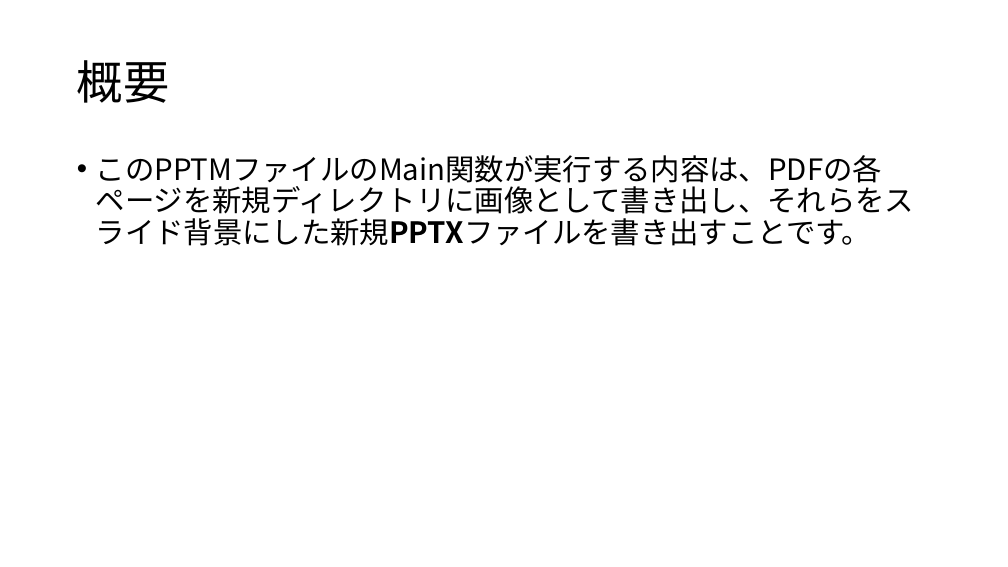
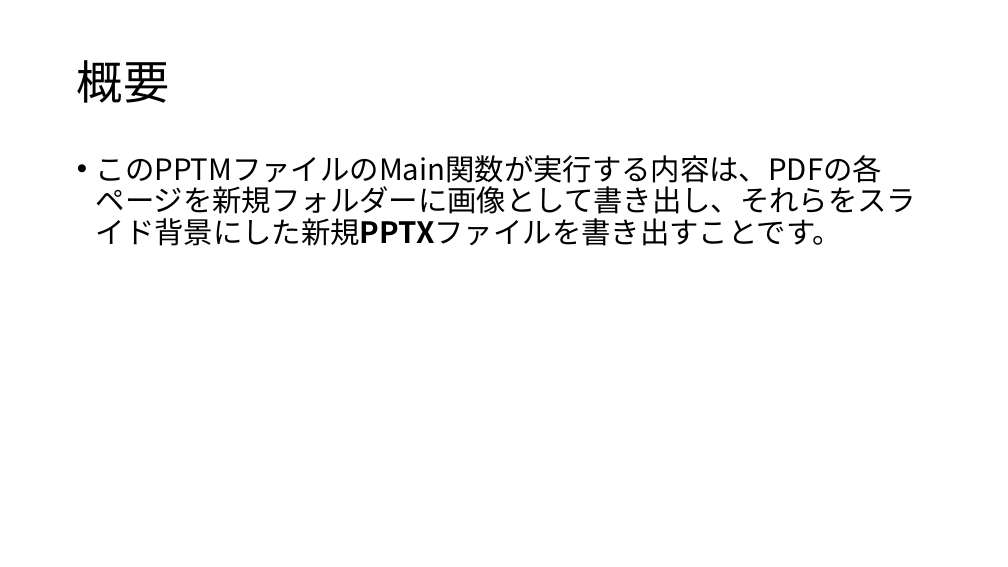
Before and after one commit to KYasuda516/pdf2ppt, a slide deck: slide 2 of Main.pptm. Drawn at 1008x567 pixels with LibreOffice and Linux fonts; fonts in the diff are those of the drawing. Boxes give left, top, right and bottom in pixels: in the first picture for what was removed or moved away, otherwise in the second. Text is boxed around its words. In the diff, an @@ line names an element or a change of style, - is before the commit and + after.

```diff
--- a/Main.pptm
+++ b/Main.pptm
@@ text at <box>96,155,917,246</box>: text changed @@
-• このPPTMファイルのMain関数が実行する内容は、PDFの各ページを新規ディレクトリに画像として書き出し、それらをスライド背景にした新規PPTXファイルを書き出すことです。
+• このPPTMファイルのMain関数が実行する内容は、PDFの各ページを新規フォルダーに画像として書き出し、それらをスライド背景にした新規PPTXファイルを書き出すことです。
```
Also in this commit, not shown: 1 other slide changed.
